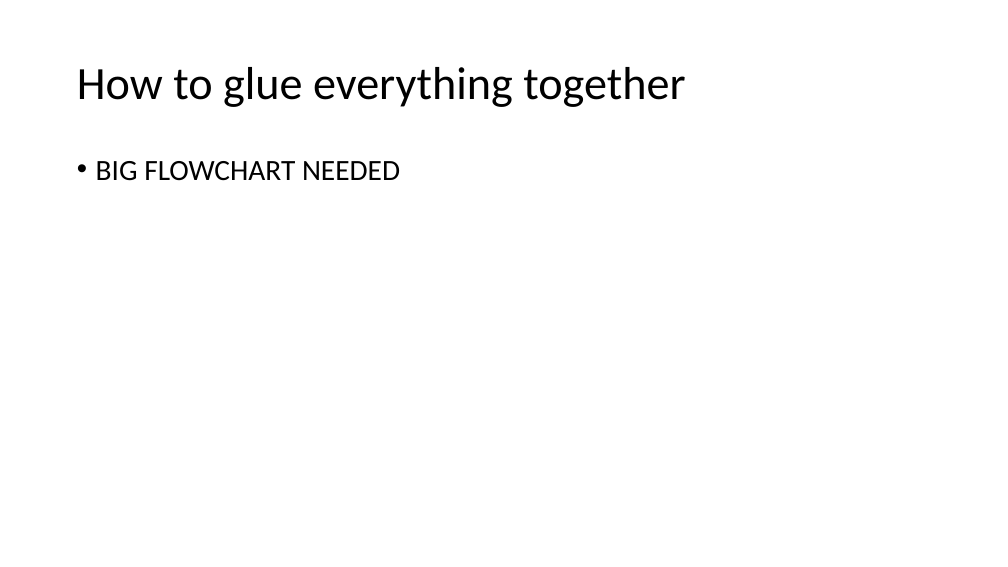
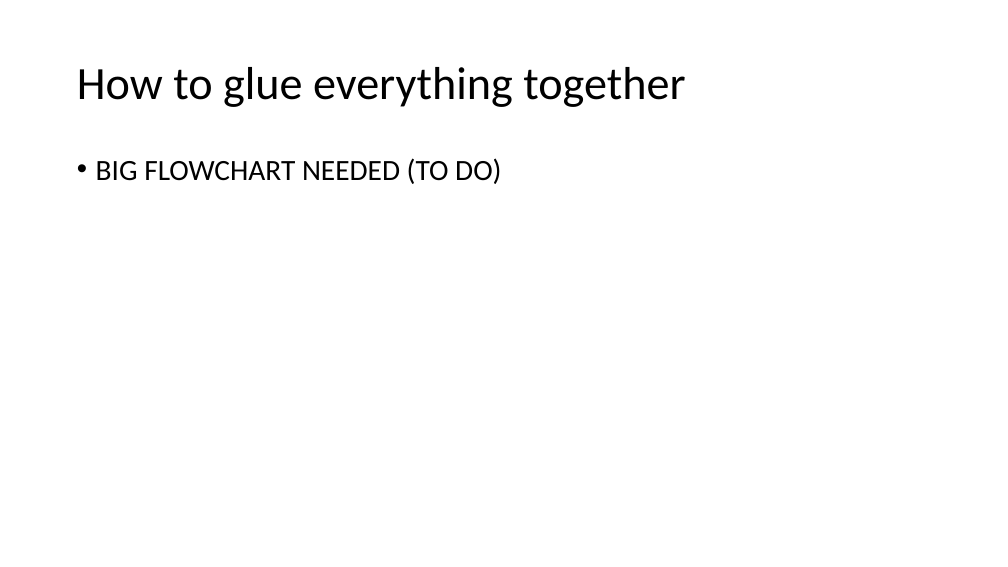
Before and after one commit to JanNalivaika/SSD_EXT, a slide deck: slide 17 of misc/Segmentation.pptx (slide 16 before the commit). Drawn at 1008x567 pixels with LibreOffice and Linux fonts; fonts in the diff are those of the drawing. Boxes give left, top, right and bottom in pixels: in the first picture for what was removed or moved away, otherwise in the second. Text is boxed around its words. In the diff, an @@ line names an element or a change of style, - is before the commit and + after.

```diff
--- a/misc/Segmentation.pptx
+++ b/misc/Segmentation.pptx
@@ text at (96,158,501,184): text changed @@
-• BIG FLOWCHART NEEDED
+• BIG FLOWCHART NEEDED (TO DO)
```
Also in this commit, not shown: 1 other slide changed, 4 slides added, 1 slide removed, 8 other files.
